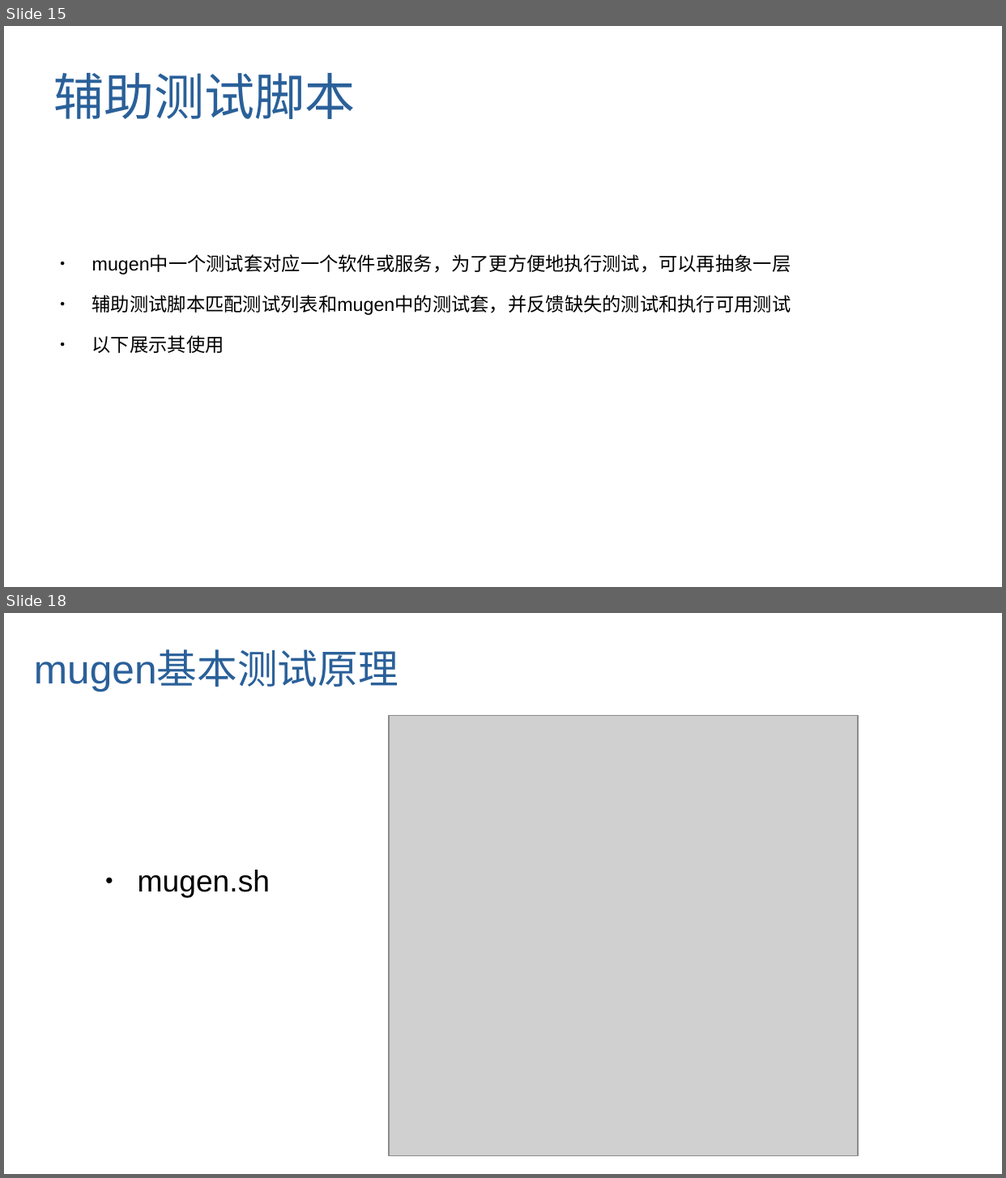
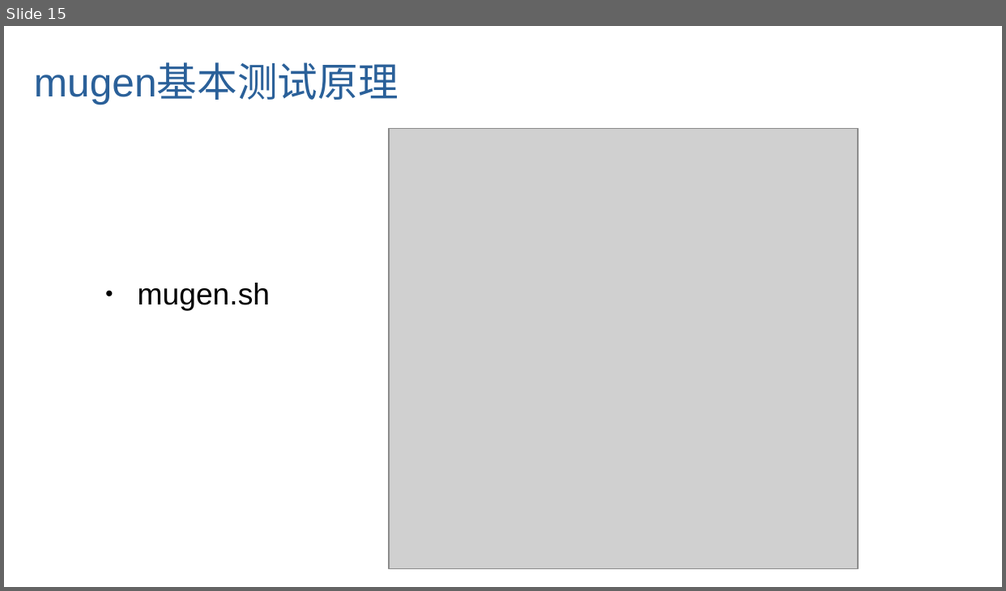
Before and after one commit to brsf11/mugen-presentation, a slide deck: ppt/report.odp. Shown one above the other, each under a label of ours: slides 15 and 18 before the commit, slide 15 after it; the slides between them are not shown. The pictures are 1006x1178 and 1006x591 pixels, drawn with LibreOffice and Linux fonts; fonts in the diff are those of the drawing; grey boxes stand for pictures. Boxes give left, top, right and bottom in pixels: in the first picture for what was removed or moved away, otherwise in the second. Text is boxed around its words. In the diff, an @@ line names an element or a change of style, - is before the commit and + after.

```diff
--- a/ppt/report.odp
+++ b/ppt/report.odp
@@ slide 15 removed at [4, 26, 1002, 587], background #FFFFFF @@
@@ title removed at [54, 73, 356, 119] @@
-辅助测试脚本
@@ text removed at [92, 256, 791, 353] @@
-● mugen中一个测试套对应一个软件或服务，为了更方便地执行测试，可以再抽象一层
-● 辅助测试脚本匹配测试列表和mugen中的测试套，并反馈缺失的测试和执行可用测试
-● 以下展示其使用
@@ what was slide 18 is now slide 15 @@
```
Also in this commit, not shown: 2 slides changed, 1 slide added, 3 other slides removed, 2 other files.
